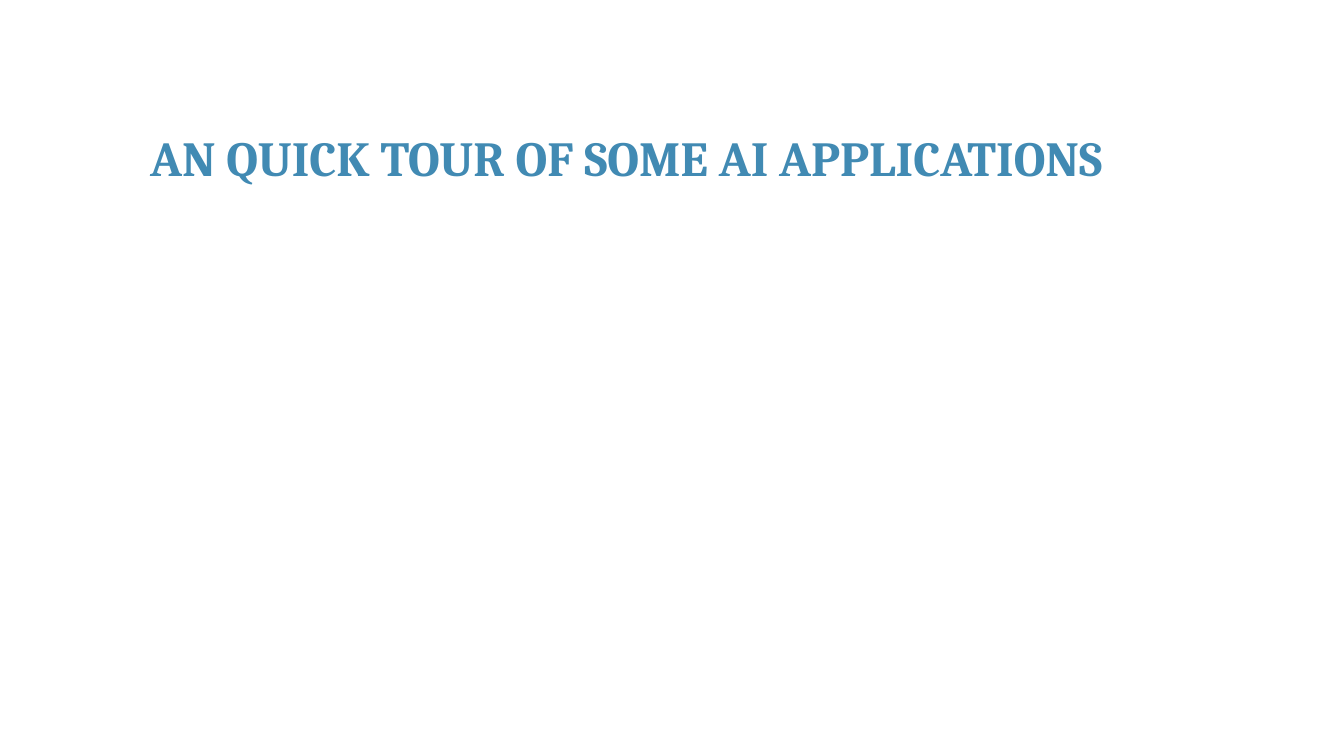
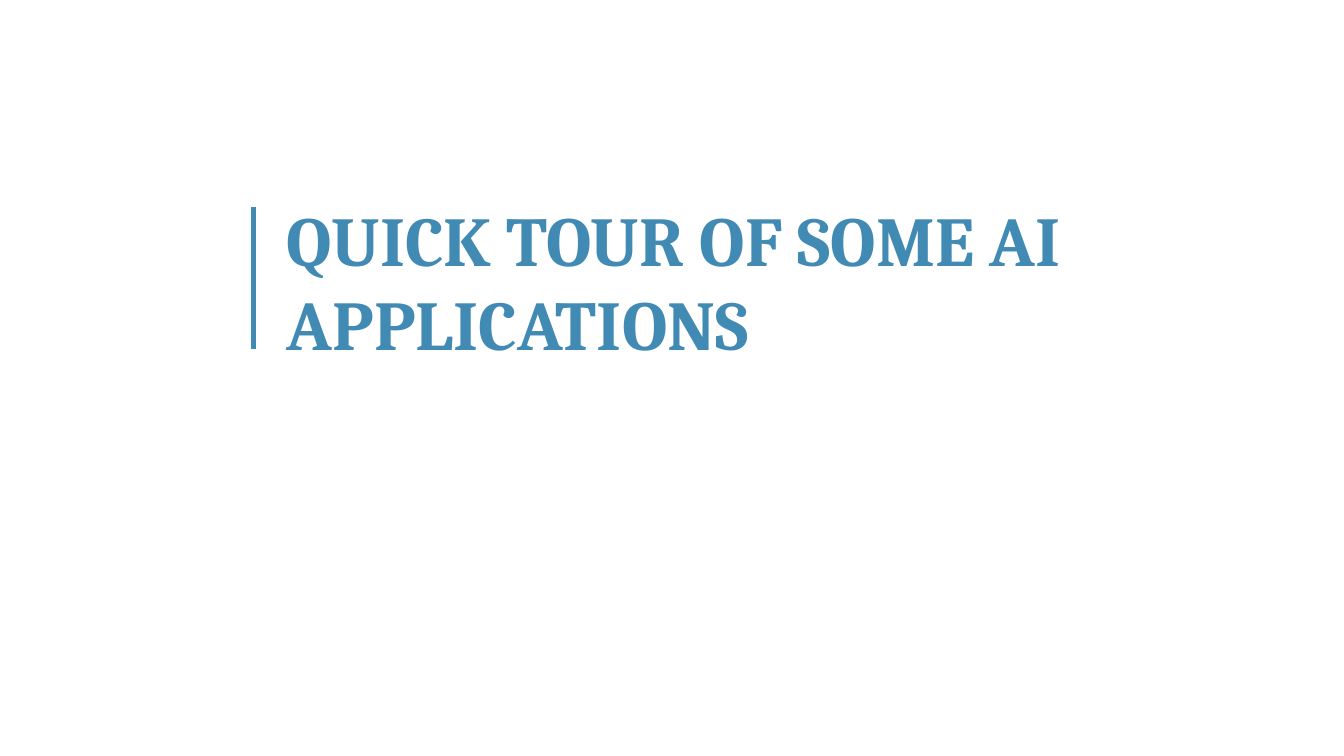
Before and after one commit to franckalbinet/itu-eaco-zanzibar-12-2018, a slide deck: slide 8 of presentations/session-5-application-of-ai.pptx. Drawn at 1344x756 pixels with LibreOffice and Linux fonts; fonts in the diff are those of the drawing; background and template pictures are left out. Boxes give left, top, right and bottom in pixels: in the first picture for what was removed or moved away, otherwise in the second. Text is boxed around its words. In the diff, an @@ line names an element or a change of style, - is before the commit and + after.

```diff
--- a/presentations/session-5-application-of-ai.pptx
+++ b/presentations/session-5-application-of-ai.pptx
@@ line added from (254, 208) to (254, 349), #418AB3 3 pt @@
@@ text at <box>287,218,1061,351</box>: text changed; size 35 to 50 pt @@
-AN QUICK TOUR OF SOME AI APPLICATIONS
+QUICK TOUR OF SOME AI
+APPLICATIONS
```
Also in this commit, not shown: 30 other slides changed, 2 slides added, 2 slides removed, 2 other files.
